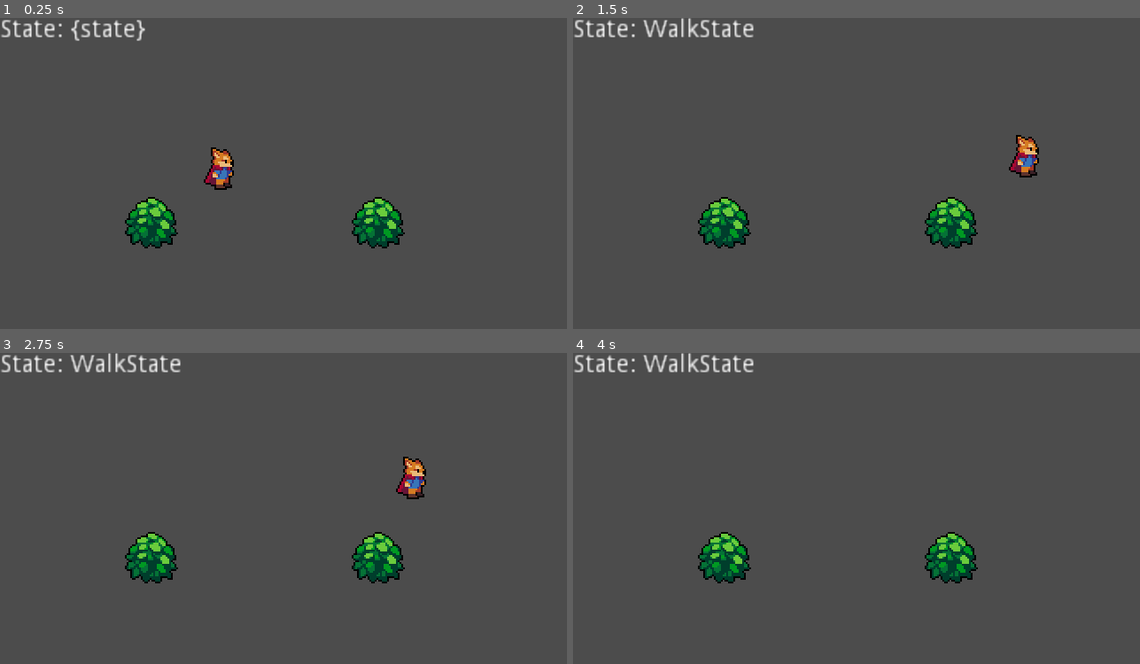
Above: before the commit, frames 1-4 (two rows, left to right).
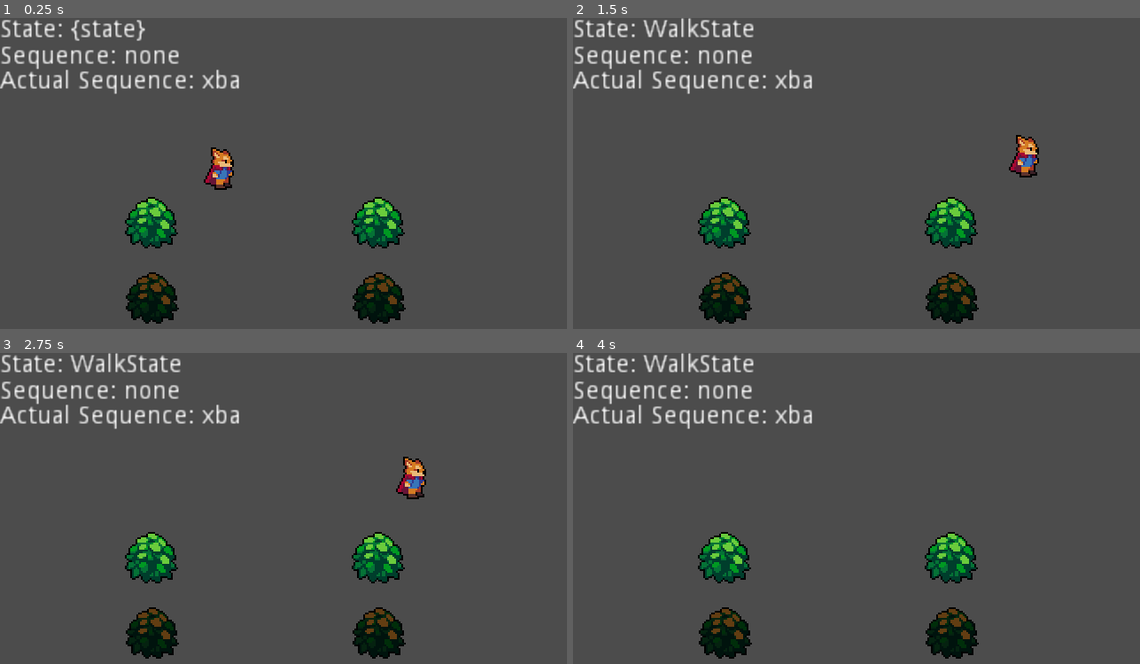
Above: after the commit, the same moments.

Repository: rori-here/ldjam49
Game: Godot game, scene res://World.tscn
Two runs of this game, one before a commit and one after it. Both use one fixed random seed, a clock stepped at 60 frames per second and the inputs below.
Inputs:
- Up to frame 1 (0.25 s): no input
- Up to frame 2 (1.5 s): tap Enter at 0.5 s; hold D (player_move_right) from 0.53 s (still down); tap F (player_interact) at 0.6, 1.35 s; tap W (player_move_up) at 0.77 s
- Up to frame 3 (2.75 s): tap W (player_move_up) at 1.52 s; release D (player_move_right) at 2.03 s; hold A (player_move_left) from 2.03 s (still down); tap F (player_interact) at 2.1 s
- Up to frame 4 (4 s): release A (player_move_left) at 2.78 s; hold D (player_move_right) from 2.78 s (still down); tap F (player_interact) at 2.85, 3.6 s; tap W (player_move_up) at 3.02, 3.77 s

The runs differ from the first frame. In frame 1, 3.9% of the frame differs, in the area x 0-72%, y 9-99%; in frame 2, 3.9%; in frame 3, 3.9%; in frame 4, 3.9%.

Commit message:
adds sequencer, levers and manuals

Diff:
--- a/World.tscn
+++ b/World.tscn
@@ -1,12 +1,72 @@
-[gd_scene load_steps=3 format=2]
+[gd_scene load_steps=11 format=2]
 
 [ext_resource path="res://player/Player.tscn" type="PackedScene" id=1]
 [ext_resource path="res://lever/Lever.tscn" type="PackedScene" id=2]
+[ext_resource path="res://sequencer/sequencer.gd" type="Script" id=3]
+[ext_resource path="res://sequencer/sequence_debugger.gd" type="Script" id=4]
+[ext_resource path="res://lever/ab-lever.tres" type="Resource" id=5]
+[ext_resource path="res://lever/xy-lever.tres" type="Resource" id=6]
+[ext_resource path="res://manual/manual.tres" type="Resource" id=7]
+[ext_resource path="res://sequencer/input_sequence_debugger.gd" type="Script" id=8]
+[ext_resource path="res://manual/ManualUI.tscn" type="PackedScene" id=9]
+[ext_resource path="res://manual/ManualGenerator.tscn" type="PackedScene" id=10]
 
 [node name="World" type="Node2D"]
+
+[node name="ManualGenerator" parent="." instance=ExtResource( 10 )]
+manual_resource = ExtResource( 7 )
+
+[node name="Sequencer" type="Node" parent="."]
+script = ExtResource( 3 )
+manual_resource = ExtResource( 7 )
+too_slow_timer_node_path = NodePath("../TooSlowTimer")
+
+[node name="Debugging" type="CanvasLayer" parent="Sequencer"]
+
+[node name="InputSequenceLabel" type="Label" parent="Sequencer/Debugging"]
+margin_left = -0.229721
+margin_top = 14.7018
+margin_right = 61.7703
+margin_bottom = 28.7018
+text = "Sequence: {sequence}"
+script = ExtResource( 8 )
+__meta__ = {
+"_edit_use_anchors_": false
+}
+
+[node name="Sequence" type="Label" parent="Sequencer/Debugging"]
+margin_top = 29.0
+margin_right = 186.0
+margin_bottom = 43.0
+text = "Actual Sequence: {sequence}"
+script = ExtResource( 4 )
+__meta__ = {
+"_edit_use_anchors_": false
+}
+manual_resource = ExtResource( 7 )
 
 [node name="Player" parent="." instance=ExtResource( 1 )]
 position = Vector2( 124.736, 83.8464 )
 
 [node name="Lever" parent="." instance=ExtResource( 2 )]
 position = Vector2( 85.4544, 116.007 )
+sequencer_node_path = NodePath("../Sequencer")
+lever_resource = ExtResource( 5 )
+
+[node name="Lever2" parent="." instance=ExtResource( 2 )]
+modulate = Color( 0.917647, 0.301961, 0.301961, 1 )
+position = Vector2( 86.1435, 158.275 )
+sequencer_node_path = NodePath("../Sequencer")
+lever_resource = ExtResource( 6 )
+
+[node name="TooSlowTimer" type="Timer" parent="."]
+wait_time = 10.0
+one_shot = true
+autostart = true
+
+[node name="CanvasLayer" type="CanvasLayer" parent="."]
+
+[node name="ManualUI" parent="CanvasLayer" instance=ExtResource( 9 )]
+visible = false
+
+[connection signal="input_sequence_changed" from="Sequencer" to="Sequencer/Debugging/InputSequenceLabel" method="_on_Sequencer_sequence_changed"]
--- a/lever/Lever.tscn
+++ b/lever/Lever.tscn
@@ -2,7 +2,7 @@
 
 [ext_resource path="res://assets/Action RPG Resources/World/Bush.png" type="Texture" id=1]
 [ext_resource path="res://lever/lever_interactable.gd" type="Script" id=2]
-[ext_resource path="res://lever/LeverState.gd" type="Script" id=3]
+[ext_resource path="res://lever/lever.gd" type="Script" id=3]
 
 [sub_resource type="CircleShape2D" id=1]
 radius = 16.0
--- a/lever/LeverState.gd
+++ /dev/null
@@ -1,28 +0,0 @@
-extends Node2D
-
-enum LeverState {
-	A,
-	B,
-	Neutral
-}
-
-var current_state = LeverState.Neutral
-onready var collisionA = $LeverA/CollisionShape2D
-onready var collisionB = $LeverB/CollisionShape2D
-
-onready var spriteA = $LeverA/Sprite
-onready var spriteB = $LeverB/Sprite
-
-func _on_LeverA_lever_pull():
-	current_state = LeverState.A
-	collisionA.set_disabled(true)
-	collisionB.set_disabled(false)
-	spriteA.set_flip_v(true)
-	spriteB.set_flip_v(false)
-
-func _on_LeverB_lever_pull():
-	current_state = LeverState.B
-	collisionB.set_disabled(true)
-	collisionA.set_disabled(false)
-	spriteB.set_flip_v(true)
-	spriteA.set_flip_v(false)
--- /dev/null
+++ b/lever/ab-lever.tres
@@ -0,0 +1,9 @@
+[gd_resource type="Resource" load_steps=2 format=2]
+
+[ext_resource path="res://lever/lever_state_resource.gd" type="Script" id=1]
+
+[resource]
+script = ExtResource( 1 )
+lever_a_id = "a"
+lever_b_id = "b"
+lever_n_id = "ab-n"
--- /dev/null
+++ b/lever/lever.gd
@@ -0,0 +1,35 @@
+extends Node2D
+
+export(NodePath) var sequencer_node_path
+export(Resource) var lever_resource
+
+onready var sequencer: Sequencer = get_node(sequencer_node_path)
+onready var collisionA = $LeverA/CollisionShape2D
+onready var collisionB = $LeverB/CollisionShape2D
+
+onready var spriteA = $LeverA/Sprite
+onready var spriteB = $LeverB/Sprite
+onready var current_state = lever_resource.lever_n_id
+
+func update_sequencer():
+	sequencer.add_to_sequence(current_state)
+
+func _on_LeverA_lever_pull():
+	if current_state == lever_resource.lever_b_id:
+		current_state = lever_resource.lever_n_id
+		collisionA.set_disabled(false)
+		collisionB.set_disabled(false)
+	else:
+		current_state = lever_resource.lever_a_id
+		collisionA.set_disabled(true)
+		update_sequencer()
+
+func _on_LeverB_lever_pull():
+	if current_state == lever_resource.lever_a_id:
+		current_state = lever_resource.lever_n_id
+		collisionA.set_disabled(false)
+		collisionB.set_disabled(false)
+	else:
+		current_state = lever_resource.lever_b_id
+		collisionB.set_disabled(true)
+		update_sequencer()
--- a/lever/lever_interactable.gd
+++ b/lever/lever_interactable.gd
@@ -4,6 +4,5 @@
 signal lever_pull
 
 func interact():
-	print("Lever Interactable")
 	emit_signal("lever_pull")
 	emit_signal("close_interaction")
--- /dev/null
+++ b/lever/lever_state_resource.gd
@@ -0,0 +1,6 @@
+extends Resource
+class_name LeverStateResource
+
+export var lever_a_id = 'a'
+export var lever_b_id = 'b'
+export var lever_n_id = 'ab-n'
--- /dev/null
+++ b/lever/xy-lever.tres
@@ -0,0 +1,9 @@
+[gd_resource type="Resource" load_steps=2 format=2]
+
+[ext_resource path="res://lever/lever_state_resource.gd" type="Script" id=1]
+
+[resource]
+script = ExtResource( 1 )
+lever_a_id = "x"
+lever_b_id = "y"
+lever_n_id = "xy-n"
--- /dev/null
+++ b/lights/green.tres
@@ -0,0 +1,8 @@
+[gd_resource type="Resource" load_steps=2 format=2]
+
+[ext_resource path="res://lights/sequence_light.gd" type="Script" id=1]
+
+[resource]
+script = ExtResource( 1 )
+hue = 0
+current_status = 0
--- /dev/null
+++ b/lights/red.tres
@@ -0,0 +1,8 @@
+[gd_resource type="Resource" load_steps=2 format=2]
+
+[ext_resource path="res://lights/sequence_light.gd" type="Script" id=1]
+
+[resource]
+script = ExtResource( 1 )
+hue = 0
+current_status = 0
--- /dev/null
+++ b/lights/sequence_light.gd
@@ -0,0 +1,53 @@
+extends Resource
+class_name SequenceLight
+
+enum Hue {
+	RED
+	GREEN
+	YELLOW
+}
+
+enum Status {
+	OFF = 0,
+	ON = 1,
+	BLINKING = 2
+}
+
+export(Hue) var hue = Hue.RED
+export(Status) var current_status = Status.OFF
+var inputs = []
+
+func get_status(status: int):
+	match status:
+		0: return Status.OFF
+		1: return Status.ON
+		2: return Status.BLINKING
+
+func get_current_status():
+	return current_status
+
+func get_input(status: int):
+	return inputs[status]
+
+func get_current_input():
+	return inputs[current_status]
+
+func get_input_length():
+	return Status.size()
+
+func generate(lever_states: Array):
+	inputs = []
+
+	for i in range(0, Status.size()):
+		randomize()
+		var index = round(rand_range(0, lever_states.size() - 1))
+		var lever_state = lever_states[index]
+		var a_or_b = round(rand_range(0, 1))
+
+		if a_or_b == 0:
+			inputs.append(lever_state.lever_a_id)
+		else:
+			inputs.append(lever_state.lever_b_id)
+
+func unstabilize():
+	current_status = round(rand_range(0, Status.size() - 1))
--- /dev/null
+++ b/lights/yellow.tres
@@ -0,0 +1,8 @@
+[gd_resource type="Resource" load_steps=2 format=2]
+
+[ext_resource path="res://lights/sequence_light.gd" type="Script" id=1]
+
+[resource]
+script = ExtResource( 1 )
+hue = 0
+current_status = 0
--- /dev/null
+++ b/manual/ManualEntryUI.tscn
@@ -0,0 +1,19 @@
+[gd_scene load_steps=2 format=2]
+
+[ext_resource path="res://manual/manual_entry_ui.gd" type="Script" id=1]
+
+[node name="ManualEntryUI" type="CenterContainer"]
+margin_right = 32.0
+margin_bottom = 32.0
+rect_min_size = Vector2( 32, 32 )
+script = ExtResource( 1 )
+__meta__ = {
+"_edit_use_anchors_": false
+}
+
+[node name="Label" type="Label" parent="."]
+margin_left = 12.0
+margin_top = 9.0
+margin_right = 20.0
+margin_bottom = 23.0
+text = "X"
--- /dev/null
+++ b/manual/ManualGenerator.tscn
@@ -0,0 +1,7 @@
+[gd_scene load_steps=2 format=2]
+
+[ext_resource path="res://manual/manual_initializer.gd" type="Script" id=1]
+
+[node name="ManualGenerator" type="Node"]
+process_priority = 1
+script = ExtResource( 1 )
--- /dev/null
+++ b/manual/ManualUI.tscn
@@ -0,0 +1,38 @@
+[gd_scene load_steps=4 format=2]
+
+[ext_resource path="res://manual/ManualEntryUI.tscn" type="PackedScene" id=1]
+[ext_resource path="res://manual/manual_ui.gd" type="Script" id=2]
+[ext_resource path="res://manual/manual.tres" type="Resource" id=3]
+
+[node name="ManualUI" type="Control"]
+anchor_right = 1.0
+anchor_bottom = 1.0
+__meta__ = {
+"_edit_use_anchors_": false
+}
+
+[node name="MarginContainer" type="MarginContainer" parent="."]
+anchor_right = 1.0
+anchor_bottom = 1.0
+margin_left = 20.0
+margin_top = 20.0
+__meta__ = {
+"_edit_use_anchors_": false
+}
+
+[node name="Background" type="ColorRect" parent="MarginContainer"]
+margin_right = 300.0
+margin_bottom = 160.0
+color = Color( 0.392157, 0, 0.462745, 1 )
+
+[node name="Table" type="GridContainer" parent="MarginContainer/Background"]
+margin_right = 300.0
+margin_bottom = 160.0
+columns = 3
+script = ExtResource( 2 )
+__meta__ = {
+"_edit_use_anchors_": false
+}
+manual_resource = ExtResource( 3 )
+
+[node name="ManualEntryUI" parent="MarginContainer/Background/Table" instance=ExtResource( 1 )]
--- /dev/null
+++ b/manual/manual.gd
@@ -0,0 +1,29 @@
+extends Resource
+class_name Manual
+
+signal manual_generated
+signal sequence_changed(sequence)
+
+export(Array, Resource) var lever_states = []
+export(Array, Resource) var sequence_lights = []
+
+
+func generate():
+	for light in sequence_lights:
+		light.generate(lever_states)
+
+	emit_signal("manual_generated")
+	print("Generated")
+
+func create_sequence():
+	for light in sequence_lights:
+		light.unstabilize()
+
+	emit_signal("sequence_changed", get_lights())
+	print("Sequenced")
+
+func get_lights():
+	return sequence_lights
+
+func get_lights_length():
+	return sequence_lights.size()
--- /dev/null
+++ b/manual/manual.tres
@@ -0,0 +1,13 @@
+[gd_resource type="Resource" load_steps=7 format=2]
+
+[ext_resource path="res://manual/manual.gd" type="Script" id=1]
+[ext_resource path="res://lever/ab-lever.tres" type="Resource" id=2]
+[ext_resource path="res://lever/xy-lever.tres" type="Resource" id=3]
+[ext_resource path="res://lights/green.tres" type="Resource" id=4]
+[ext_resource path="res://lights/yellow.tres" type="Resource" id=5]
+[ext_resource path="res://lights/red.tres" type="Resource" id=6]
+
+[resource]
+script = ExtResource( 1 )
+lever_states = [ ExtResource( 2 ), ExtResource( 3 ) ]
+sequence_lights = [ ExtResource( 6 ), ExtResource( 4 ), ExtResource( 5 ) ]
--- /dev/null
+++ b/manual/manual_entry_ui.gd
@@ -0,0 +1,6 @@
+extends CenterContainer
+
+onready var label = $Label
+
+func display(light: SequenceLight, status):
+	$Label.text = light.get_input(status)
--- /dev/null
+++ b/manual/manual_initializer.gd
@@ -0,0 +1,7 @@
+extends Node
+
+export (Resource) var manual_resource
+onready var manual: Manual = manual_resource
+
+func _ready():
+	manual.generate()
--- /dev/null
+++ b/manual/manual_ui.gd
@@ -0,0 +1,24 @@
+extends Control
+
+export(Resource) var manual_resource
+onready var manual: Manual = manual_resource
+
+const manual_entry_ui = preload("res://manual/ManualEntryUI.tscn")
+
+func _ready():
+	_on_manual_changed()
+	manual.connect("manual_changed", self, "_on_manual_changed")
+
+func _on_manual_changed():
+	for obj in get_children():
+		remove_child(obj)
+		obj.queue_free()
+
+	for entry in manual.get_lights():
+		var light = entry
+		for _i in light.get_input_length():
+			var slot = manual_entry_ui.instance()
+
+			add_child(slot)
+
+			slot.display(entry, _i)
--- a/player/player.gd
+++ b/player/player.gd
@@ -4,16 +4,11 @@
 export(NodePath) var spawn_position_path
 
 var velocity: Vector2 setget ,get_velocity
-#var spawn_position: Position2D = null
 
 func _ready() -> void:
 	if (!spawn_position_path):
 		printerr("You forgot to set the spawn position node.")
 
-#	spawn_position = get_node(spawn_position_path)
-#
-#	if (!spawn_position):
-#		printerr("Set node is not of type spawn position.")
 
 func get_velocity() -> Vector2:
 	return velocity
--- a/project.godot
+++ b/project.godot
@@ -29,6 +29,11 @@
 "language": "GDScript",
 "path": "res://core/movement/idle_state.gd"
 }, {
+"base": "Label",
+"class": "InputSequencerDebugger",
+"language": "GDScript",
+"path": "res://sequencer/input_sequence_debugger.gd"
+}, {
 "base": "PlayerState",
 "class": "InteractState",
 "language": "GDScript",
@@ -49,6 +54,16 @@
 "language": "GDScript",
 "path": "res://lever/lever_interactable.gd"
 }, {
+"base": "Resource",
+"class": "LeverStateResource",
+"language": "GDScript",
+"path": "res://lever/lever_state_resource.gd"
+}, {
+"base": "Resource",
+"class": "Manual",
+"language": "GDScript",
+"path": "res://manual/manual.gd"
+}, {
 "base": "KinematicBody2D",
 "class": "Player",
 "language": "GDScript",
@@ -68,6 +83,26 @@
 "class": "RespawnState",
 "language": "GDScript",
 "path": "res://player/respawn_state.gd"
+}, {
+"base": "Label",
+"class": "SequenceDebugger",
+"language": "GDScript",
+"path": "res://sequencer/sequence_debugger.gd"
+}, {
+"base": "Node",
+"class": "SequenceFactory",
+"language": "GDScript",
+"path": "res://sequence_factory.gd"
+}, {
+"base": "Resource",
+"class": "SequenceLight",
+"language": "GDScript",
+"path": "res://lights/sequence_light.gd"
+}, {
+"base": "Node",
+"class": "Sequencer",
+"language": "GDScript",
+"path": "res://sequencer/sequencer.gd"
 }, {
 "base": "Node",
 "class": "State",
@@ -94,14 +129,21 @@
 "DieState": "",
 "FallState": "",
 "IdleState": "",
+"InputSequencerDebugger": "",
 "InteractState": "",
 "Interactable": "",
 "JumpState": "",
 "LeverInteractable": "",
+"LeverStateResource": "",
+"Manual": "",
 "Player": "",
 "PlayerState": "",
 "PrintInteractable": "",
 "RespawnState": "",
+"SequenceDebugger": "",
+"SequenceFactory": "",
+"SequenceLight": "",
+"Sequencer": "",
 "State": "",
 "StateMachine": "",
 "StateMachineDebugger": "",
--- /dev/null
+++ b/sequence_factory.gd
@@ -0,0 +1,21 @@
+extends Node
+class_name SequenceFactory
+
+export(Array, Resource) var lever_states = []
+export(Array, Resource) var sequence_lights = []
+
+func _ready():
+	generate_manual()
+
+func get_sequence_length():
+	return sequence_lights.size()
+
+func generate_manual():
+	for light in sequence_lights:
+		light.generate(lever_states)
+
+func create_sequence():
+	for light in sequence_lights:
+		light.unstabilize()
+
+	return sequence_lights
--- /dev/null
+++ b/sequencer/input_sequence_debugger.gd
@@ -0,0 +1,21 @@
+extends Label
+class_name InputSequencerDebugger
+
+var initialText = self.text
+
+func _ready():
+	_on_Sequencer_input_sequence_changed([])
+
+func _on_Sequencer_input_sequence_changed(sequence: Array):
+	var sequenceText = ''
+
+	if sequence.size() > 0:
+		for i in range(0,sequence.size()):
+			var item = sequence[i]
+			sequenceText += str(item)
+	else:
+		sequenceText = "none"
+
+	text = initialText.format({
+		"sequence": sequenceText
+	})
--- /dev/null
+++ b/sequencer/sequence_debugger.gd
@@ -0,0 +1,24 @@
+extends Label
+class_name SequenceDebugger
+
+export(Resource) var manual_resource
+onready var manual: Manual = manual_resource
+var initialText = self.text
+
+func _ready():
+	manual.connect("sequence_changed", self, "_on_sequence_changed")
+
+func _on_sequence_changed(sequence: Array):
+	var sequenceText = ''
+
+	if sequence.size() > 0:
+		for i in range(0, sequence.size()):
+			var item = sequence[i]
+			sequenceText += str(item.get_current_input())
+
+	else:
+		sequenceText = "none"
+
+	text = initialText.format({
+		"sequence": sequenceText
+	})
--- /dev/null
+++ b/sequencer/sequencer.gd
@@ -0,0 +1,65 @@
+extends Node
+class_name Sequencer
+
+enum SequenceState {
+	FAILED
+	IN_PROGRESS
+	SUCCESSFUL
+}
+
+export (Resource) var manual_resource
+onready var manual: Manual = manual_resource
+
+export(NodePath) var too_slow_timer_node_path
+onready var too_slow_timer_node: Timer = get_node(too_slow_timer_node_path)
+
+var input_sequence = []
+
+signal input_sequence_changed(sequence)
+
+func _ready():
+#	manual.generate()
+	print("reset")
+	reset()
+
+func reset():
+	input_sequence = []
+	manual.create_sequence()
+	emit_signal("input_sequence_changed", input_sequence)
+	too_slow_timer_node.start()
+
+func add_to_sequence(value: String):
+	input_sequence.append(value)
+	emit_signal("input_sequence_changed", input_sequence)
+
+	match is_sequence_match():
+		SequenceState.SUCCESSFUL: _on_successful()
+		SequenceState.FAILED: _on_failed()
+		_: pass
+
+func is_sequence_match():
+	if (input_sequence.size() == 0):
+		return SequenceState.IN_PROGRESS
+
+	for beat in input_sequence.size():
+		var light: SequenceLight = manual.get_lights()[beat]
+		var expected = light.get_current_input()
+		var input = input_sequence[beat]
+
+		if !input:
+			 return SequenceState.IN_PROGRESS
+
+		if (expected != input):
+			return SequenceState.FAILED
+
+	if (input_sequence.size() == manual.get_lights_length()):
+		return SequenceState.SUCCESSFUL
+	else:
+		return SequenceState.IN_PROGRESS
+
+
+func _on_successful():
+	reset()
+
+func _on_failed():
+	reset()
